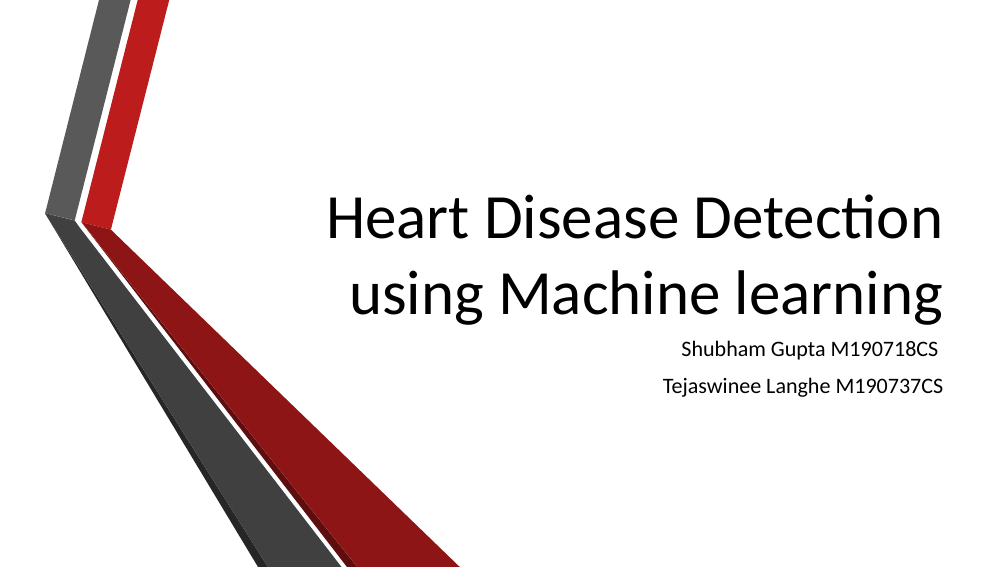
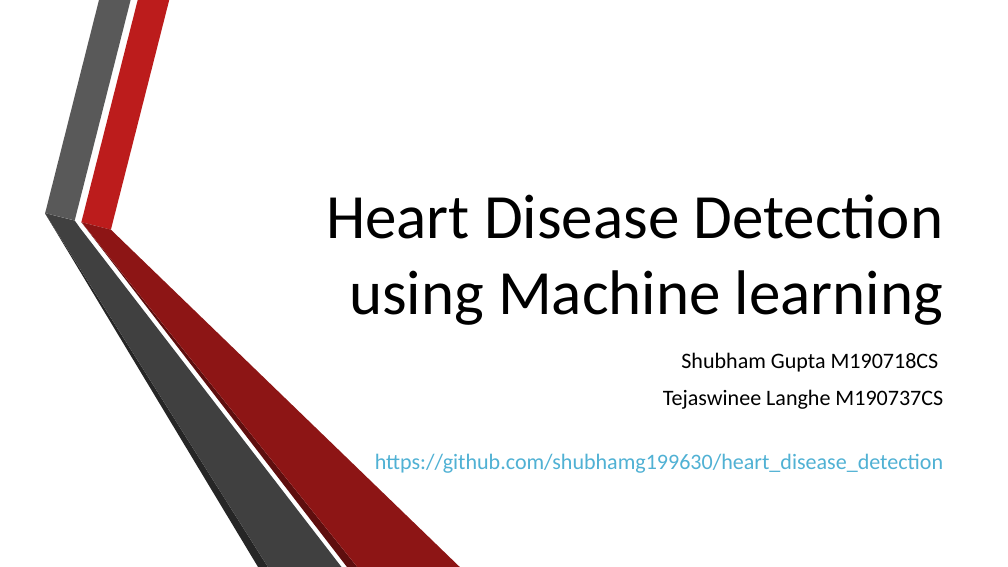
Before and after one commit to shubhamg199630/heart_disease_detection, a slide deck: slide 1 of Presentation.pptx. Drawn at 1008x567 pixels with LibreOffice and Linux fonts; fonts in the diff are those of the drawing; background and template pictures are left out. Boxes give left, top, right and bottom in pixels: in the first picture for what was removed or moved away, otherwise in the second. Text is boxed around its words. In the diff, an @@ line names an element or a change of style, - is before the commit and + after.

```diff
--- a/Presentation.pptx
+++ b/Presentation.pptx
@@ subtitle "Shubham Gupta M190718CS": place and size @@
-subtitle "Shubham Gupta M190718CS" at (663, 340, 944, 397)
+subtitle "Shubham Gupta M190718CS" at (375, 352, 943, 473)
@@ subtitle at (375, 453, 943, 473): paragraph added @@
+https://github.com/shubhamg199630/heart_disease_detection
```
